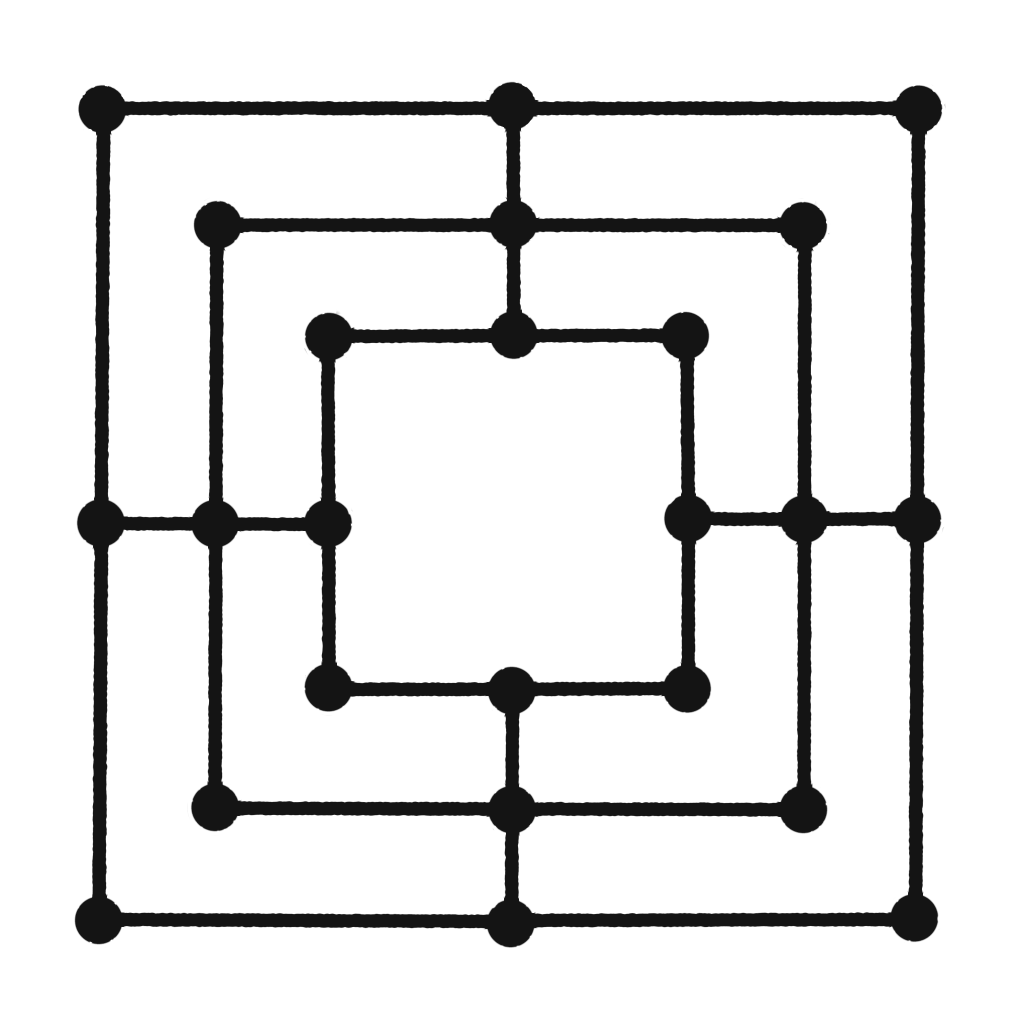
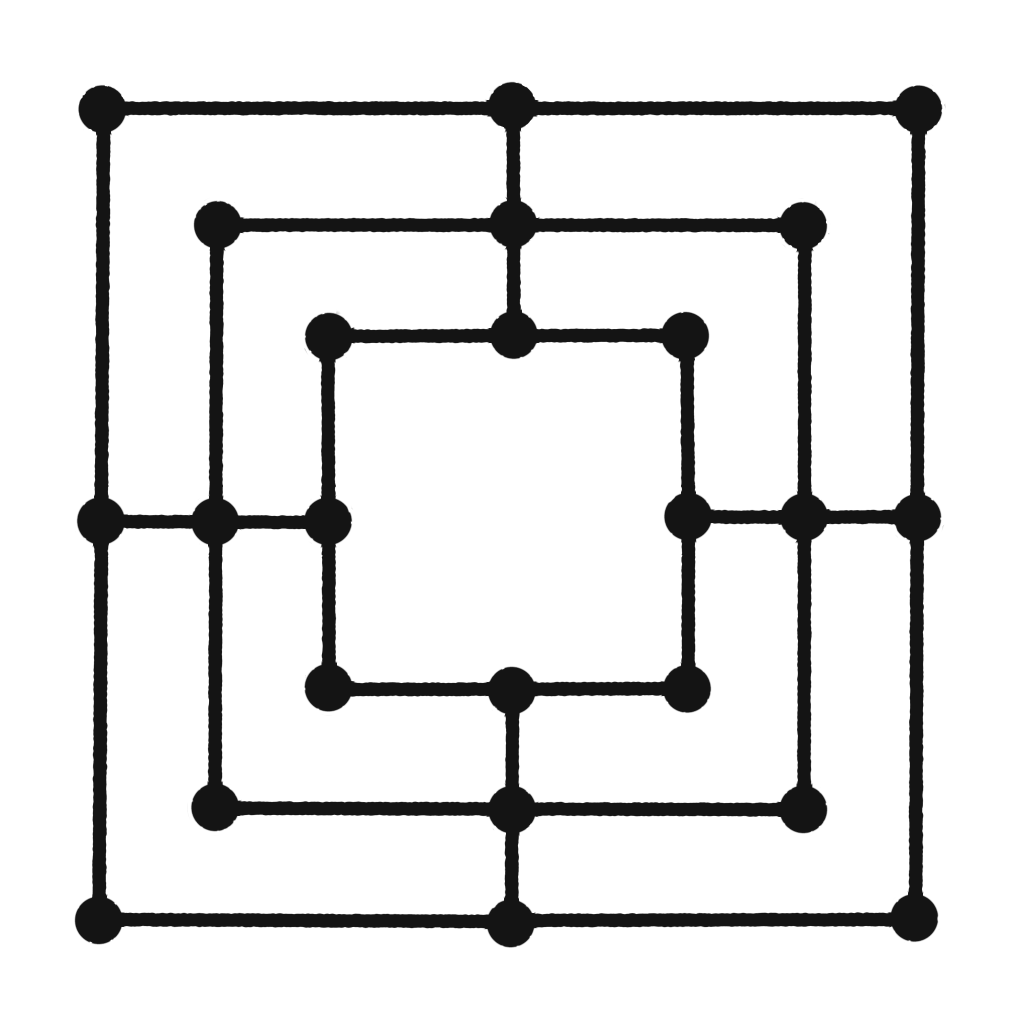
The second 1024×1024 image is a revision of the first. Changes to its layers:
painted on "board_paint-small.png" over [75, 485, 944, 560]
